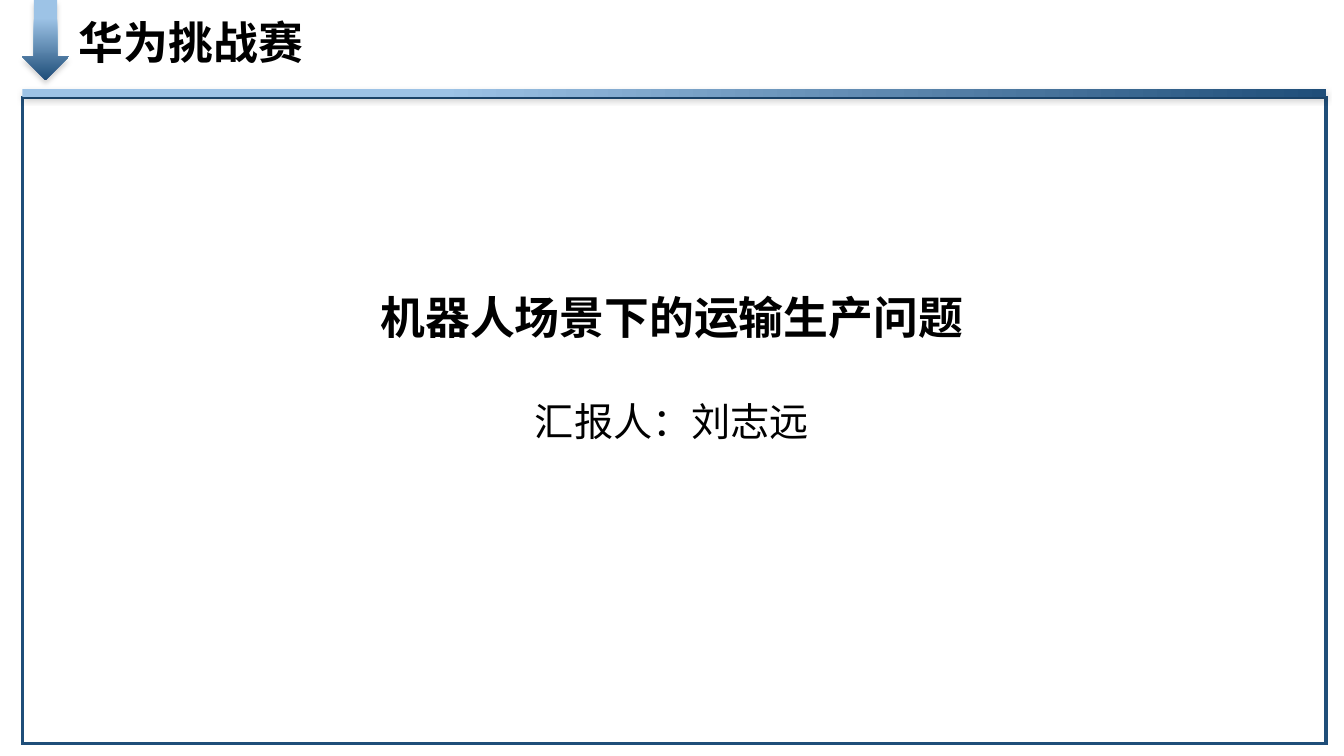
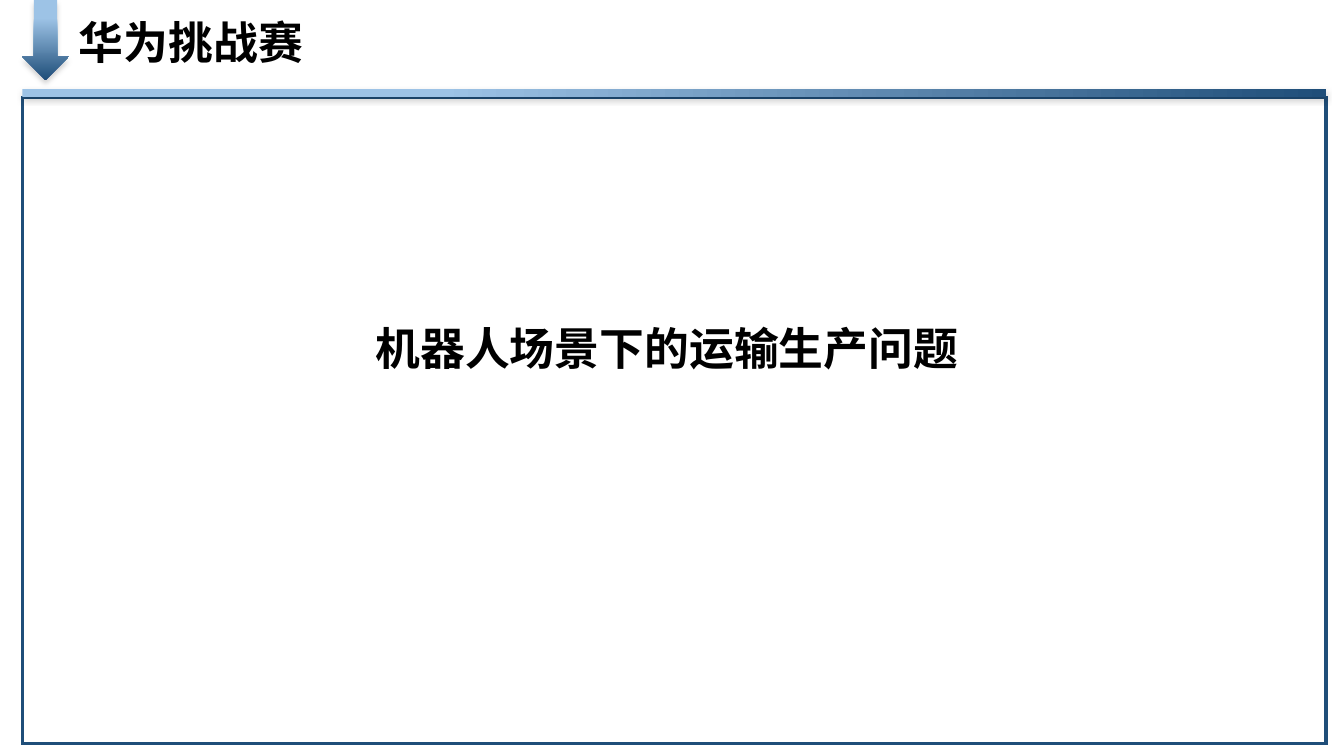
Before and after one commit to liuyishoua/robot_solution, a slide deck: slide 1 of 华为挑战赛-更新中-思路简图.pptx. Drawn at 1344x756 pixels with LibreOffice and Linux fonts; fonts in the diff are those of the drawing. Boxes give left, top, right and bottom in pixels: in the first picture for what was removed or moved away, otherwise in the second. Text is boxed around its words. In the diff, an @@ line names an element or a change of style, - is before the commit and + after.

```diff
--- a/华为挑战赛-更新中-思路简图.pptx
+++ b/华为挑战赛-更新中-思路简图.pptx
@@ text "机器人场景下的运输生产问题": place and size @@
-text "机器人场景下的运输生产问题" at (380,295,963,439)
+text "机器人场景下的运输生产问题" at (376,326,959,370)
@@ text at (535,403,809,439): paragraph removed @@
-汇报人：刘志远
```
Also in this commit, not shown: 2 other slides changed.
